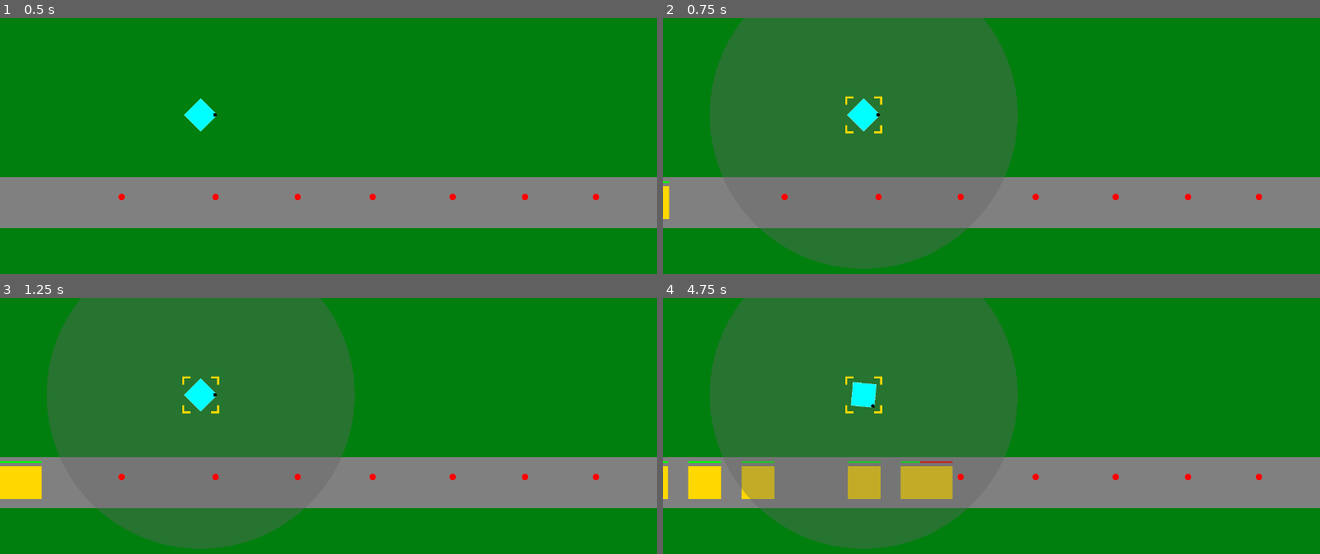
Above: before the commit, frames 1-4 (two rows, left to right).
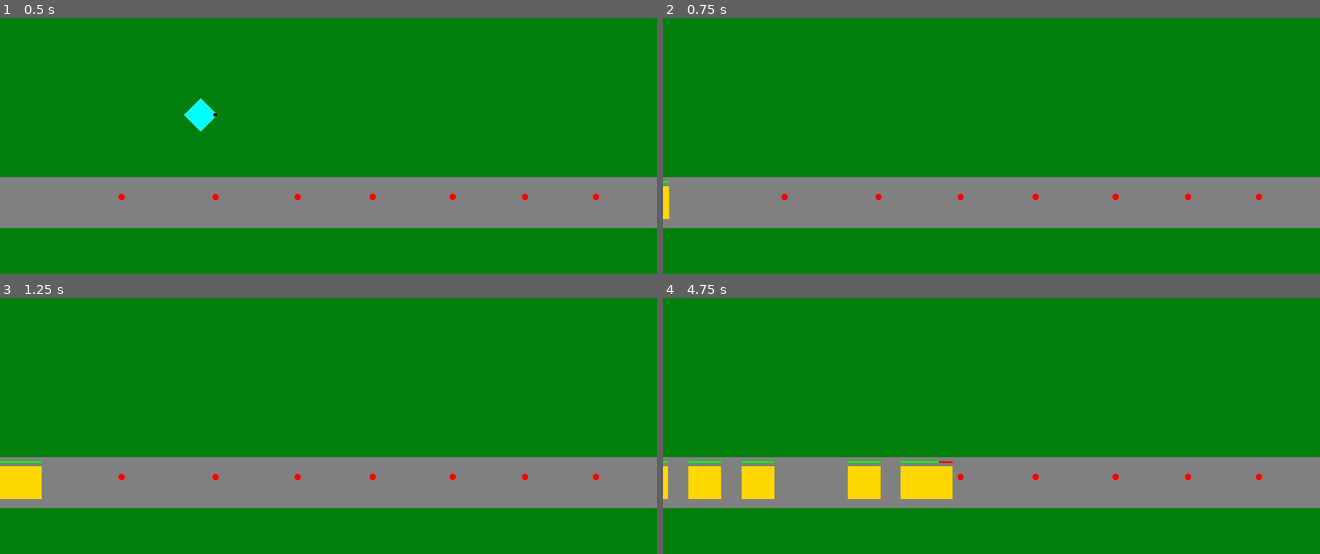
Above: after the commit, the same moments.

Repository: phrasmotica/godot-tower-defence
Game: Godot game, scene res://scenes/game.tscn
The game is run twice, just before and just after one commit, with the same random seed, the same clock (stepped at 60 frames per second) and the same inputs.
Inputs (mouse positions are in pixels of both pictures, inside the frame that each line leads up to):
- Up to frame 1 (0.5 s): no input
- Up to frame 2 (0.75 s): tap Enter (ui_accept) at 0.5 s; move the mouse to (866, 115) at 0.52 s; tap Delete (ui_text_delete) at 0.6 s; click (866, 115) at 0.67 s
- Up to frame 3 (1.25 s): tap Enter (ui_accept) at 0.77 s
- Up to frame 4 (4.75 s): move the mouse to (860, 500) at 1.27 s; tap Delete (ui_text_delete) every 0.75 s from 1.35 to 4.35 s; click (860, 500) at 1.42 s; tap Enter (ui_accept) at 1.52, 3.02, 3.77, 4.52 s; move the mouse to (1057, 400) at 2.02 s; click (1057, 400) at 2.17 s; move the mouse to (outside the picture) at 2.77 s; click (outside the picture) at 2.92 s; move the mouse to (1188, 538) at 3.52 s; click (1188, 538) at 3.67 s; move the mouse to (794, 426) at 4.27 s; click (794, 426) at 4.42 s

Frame 1 is identical in both runs. In frame 2, 31% of the frame differs, in the area x 7-54%, y 0-99%; in frame 3, 31%; in frame 4, 33%.

Commit message:
Press delete key to sell (currently remove) selected tower

Diff:
--- a/scripts/tower.gd
+++ b/scripts/tower.gd
@@ -20,6 +20,9 @@
 	if Input.is_action_just_pressed("ui_cancel"):
 		deselect()
 
+	if Input.is_action_just_pressed("ui_text_delete"):
+		sell()
+
 func select():
 	selection_node.show()
 	range_node.show()
@@ -33,6 +36,9 @@
 	is_selected = false
 
 	on_deselected.emit()
+
+func sell():
+	queue_free()
 
 func _on_collision_area_mouse_entered():
 	range_node.show()
